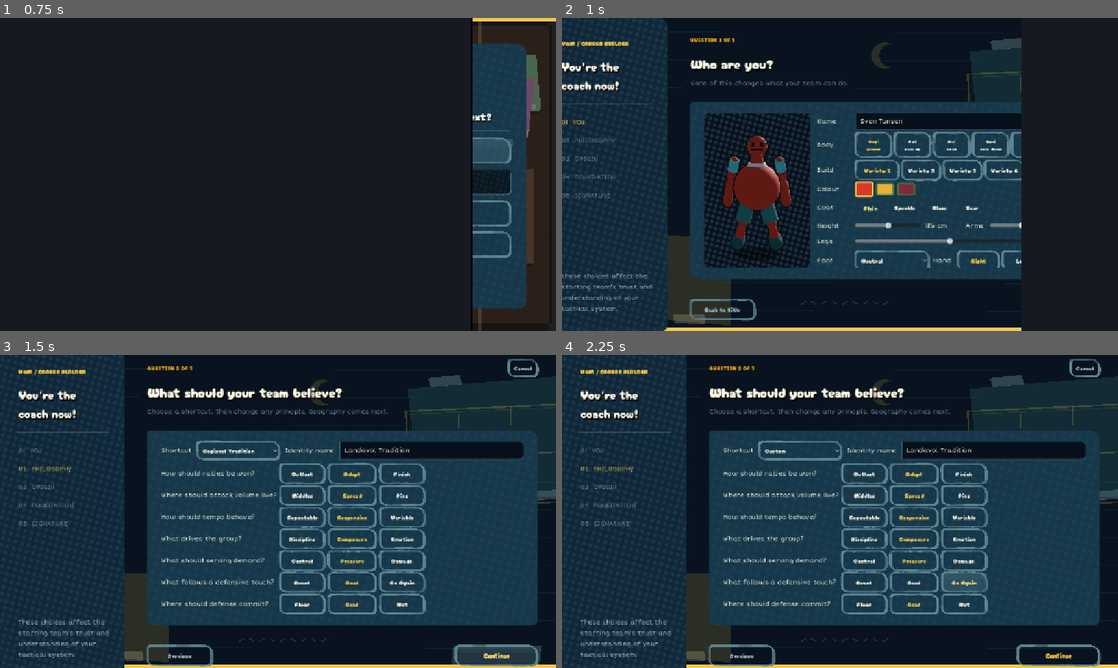
Above: before the commit, frames 1-4 (two rows, left to right).
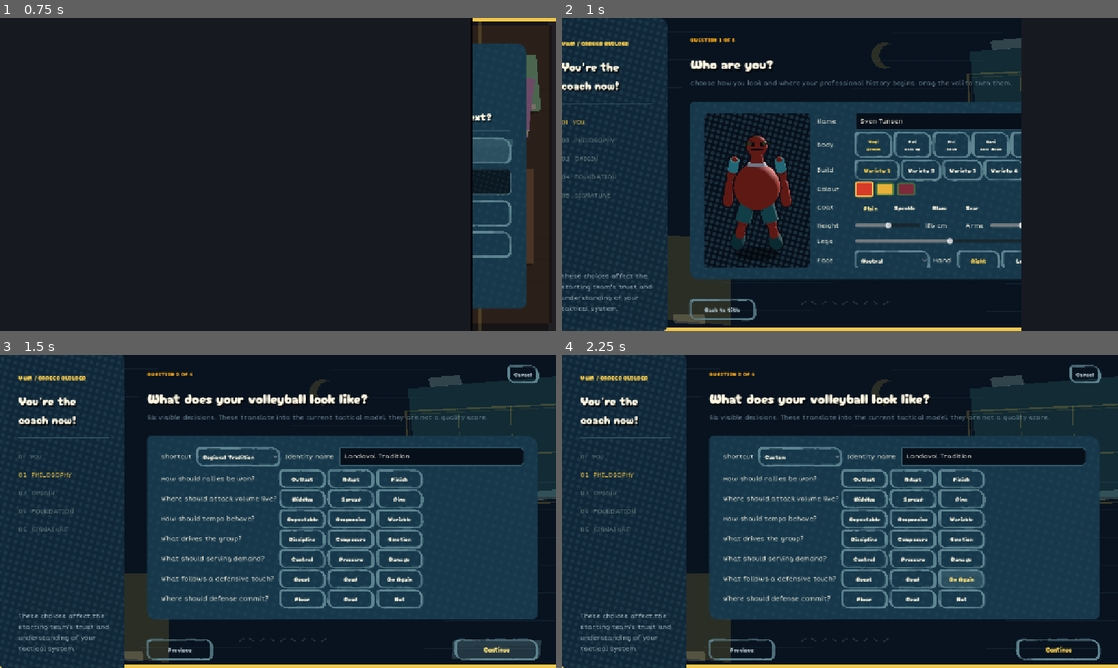
Above: after the commit, the same moments.

Repository: iracarranza/volley-world-manager
Game: Godot game, scene res://scenes/application.tscn
Same seed, same stepped clock (60 frames per second), same inputs: the game is played once before the commit and once after it.
Inputs:
- Up to frame 1 (0.75 s): click "01 NEW CAREER" at 0.5 s
- Up to frame 2 (1 s): no input
- Up to frame 3 (1.5 s): click "Continue" (after the commit: "Yup, this is me!") at 1.25 s
- Up to frame 4 (2.25 s): click "Go Again" at 2 s

Frame 1 is identical in both runs. In frame 2, 0.4% of the frame differs, in the area x 23-81%, y 6-22%; in frame 3, 18%, in the area x 0-98%, y 0-100%; in frame 4, 17%.
Error after the commit: Invalid assignment of property or key 'text' with value of type 'String' on a base object of type 'null instance'. (res://scenes/screens/new_career_screen_v2.g…

Commit message:
Use six-stage career builder

Diff:
--- a/scenes/application.tscn
+++ b/scenes/application.tscn
@@ -2,7 +2,7 @@
 
 [ext_resource type="Script" uid="uid://hdpgke72p25v" path="res://scenes/application.gd" id="1"]
 [ext_resource type="PackedScene" uid="uid://d2f0vqe5oq171" path="res://scenes/screens/title_screen.tscn" id="2"]
-[ext_resource type="PackedScene" uid="uid://bulm5vlvvgsq4" path="res://scenes/screens/new_career_screen.tscn" id="3"]
+[ext_resource type="PackedScene" path="res://scenes/screens/new_career_screen_v2.tscn" id="3"]
 [ext_resource type="PackedScene" path="res://scenes/screens/journal_screen.tscn" id="4"]
 [ext_resource type="PackedScene" uid="uid://cf25mxv5ivoek" path="res://scenes/main/main.tscn" id="5"]
 [ext_resource type="Theme" uid="uid://ddg0o485om0in" path="res://scenes/themes/dark_theme.tres" id="6"]
